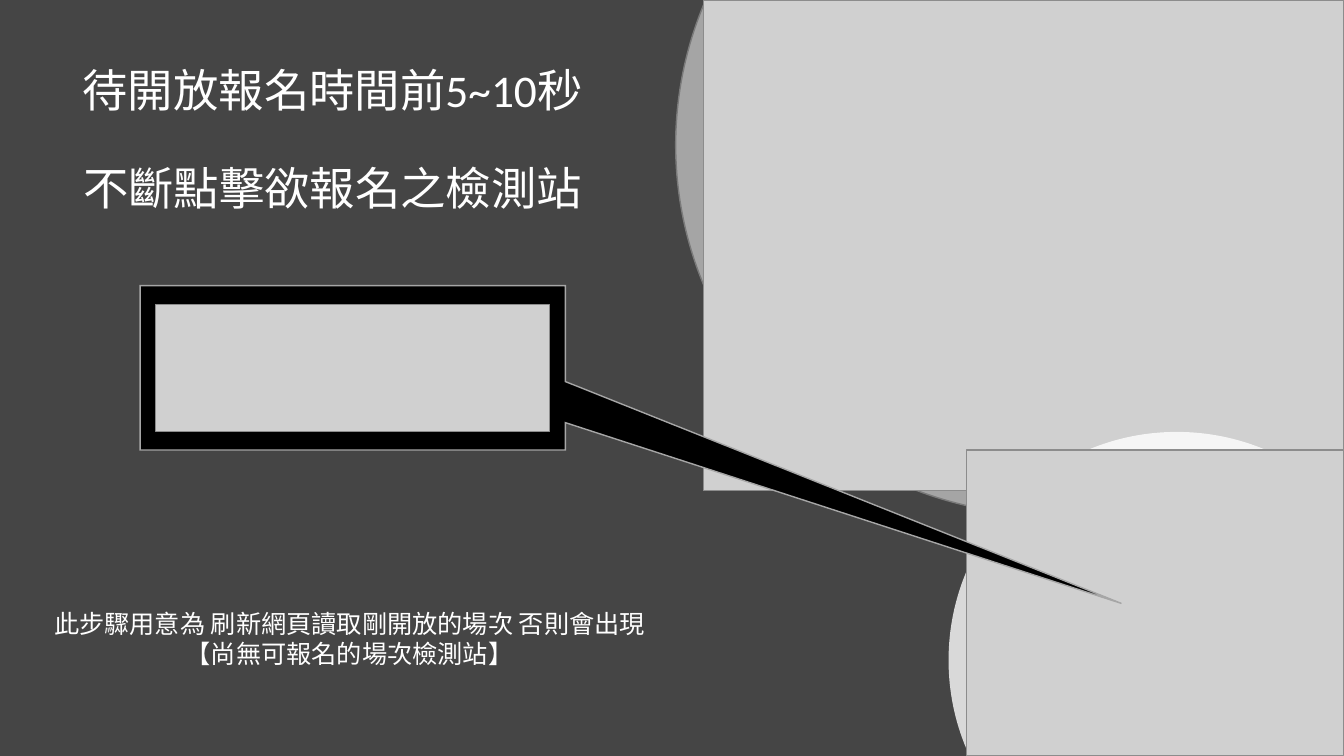
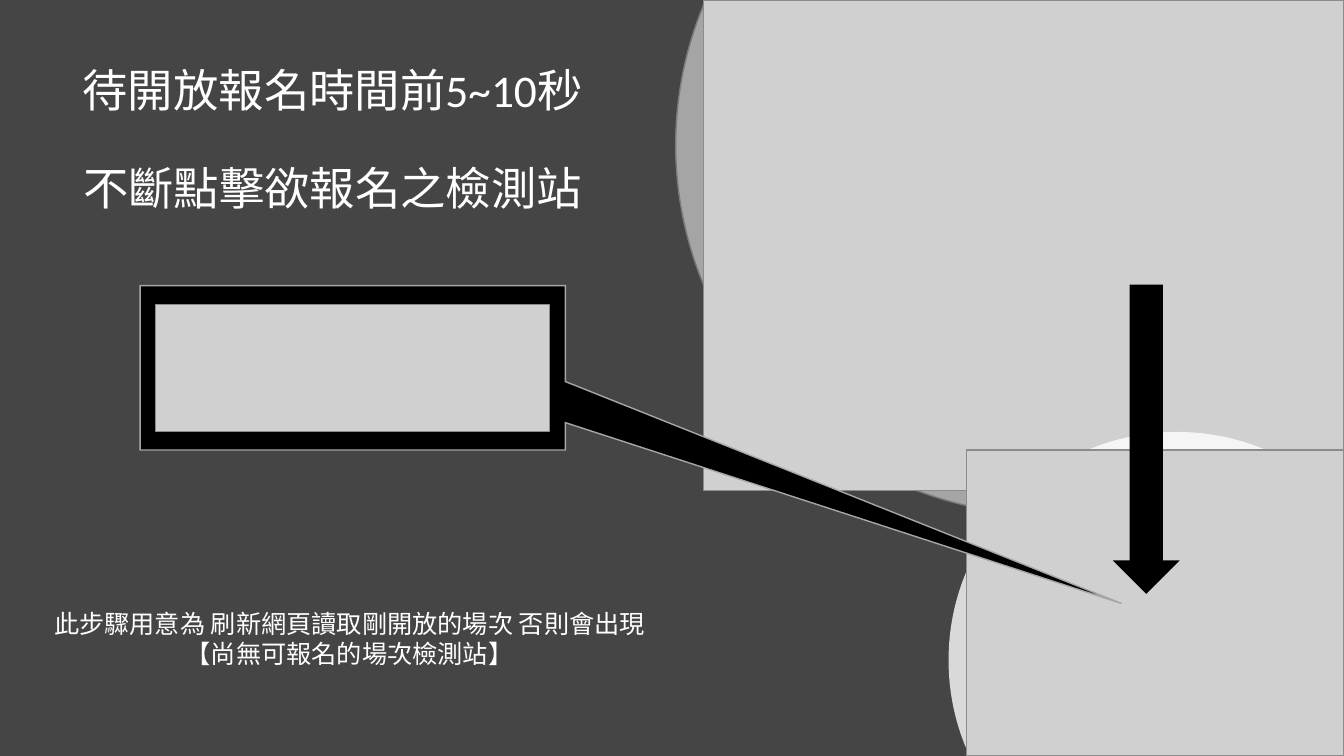
Before and after one commit to Suifeng0214/SignUpHelper, a slide deck: slide 5 of 資訊星球報告.pptx. Drawn at 1344x756 pixels with LibreOffice and Linux fonts; fonts in the diff are those of the drawing; grey boxes stand for pictures. Boxes give left, top, right and bottom in pixels: in the first picture for what was removed or moved away, otherwise in the second. Text is boxed around its words. In the diff, an @@ line names an element or a change of style, - is before the commit and + after.

```diff
--- a/資訊星球報告.pptx
+++ b/資訊星球報告.pptx
@@ down arrow added at (1113,284,1180,594), fill #000000 @@
```
Also in this commit, not shown: 1 other file.
